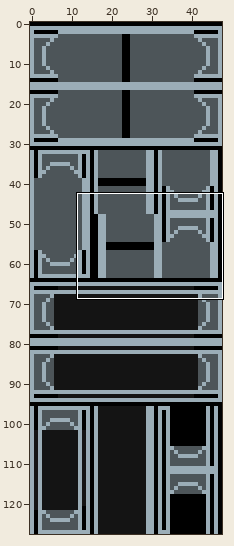
One commit to this sprite sheet: Videojuegos/VideojuegosJS/Juego/assets/sprites/escenarios/door_tileset.png. The first picture is a wide view before the edit; the outline marks the close-up.
Close-up. Before:
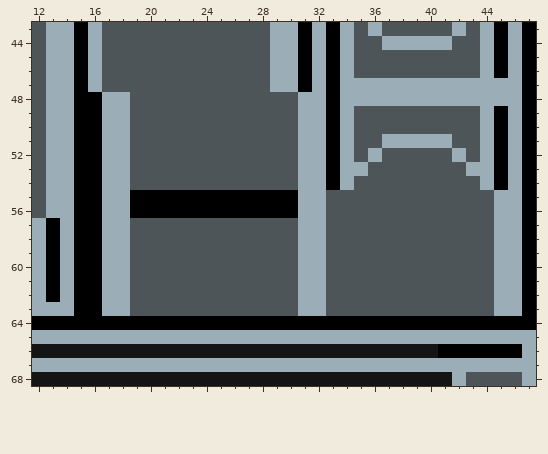
The file is 48x128 pixels. Shown: x 12..47, y 43..68.
Now the later version:
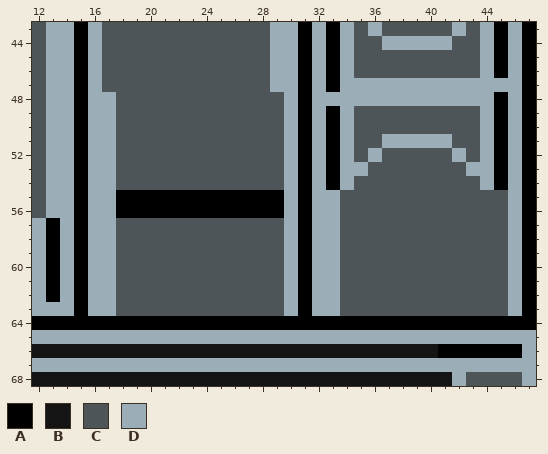
Palette (. is transparent): A #000000  B #141414  C #4d5559  D #9badb7
Changes in this commit:
The edit turns colour D into colour A in row 48 at x 31 and 45; in rows 49 to 54 at x 31; in rows 55 to 56 at x 18 and 31; in rows 57 to 63 at x 31.
The edit turns colour D into colour C in rows 48 to 54 at x 18; in rows 55 to 56 at x 45; in rows 57 to 63 at x 18 and 45.
The edit turns colour A into colour D in row 48 at x 16 and 33; in rows 49 to 54 at x 16; in rows 55 to 56 at x 16 and 30; in rows 57 to 63 at x 16.
The edit turns colour C into colour D in rows 48 to 54 at x 30; in rows 55 to 56 at x 33; in rows 57 to 63 at x 30 and 33.
Where, in picture pixels (left, top, right, bottom), the same in both close-ups:
changed: (88, 92, 130, 316)
changed: (284, 92, 340, 316)
changed: (494, 92, 508, 106)
changed: (494, 190, 508, 316)
